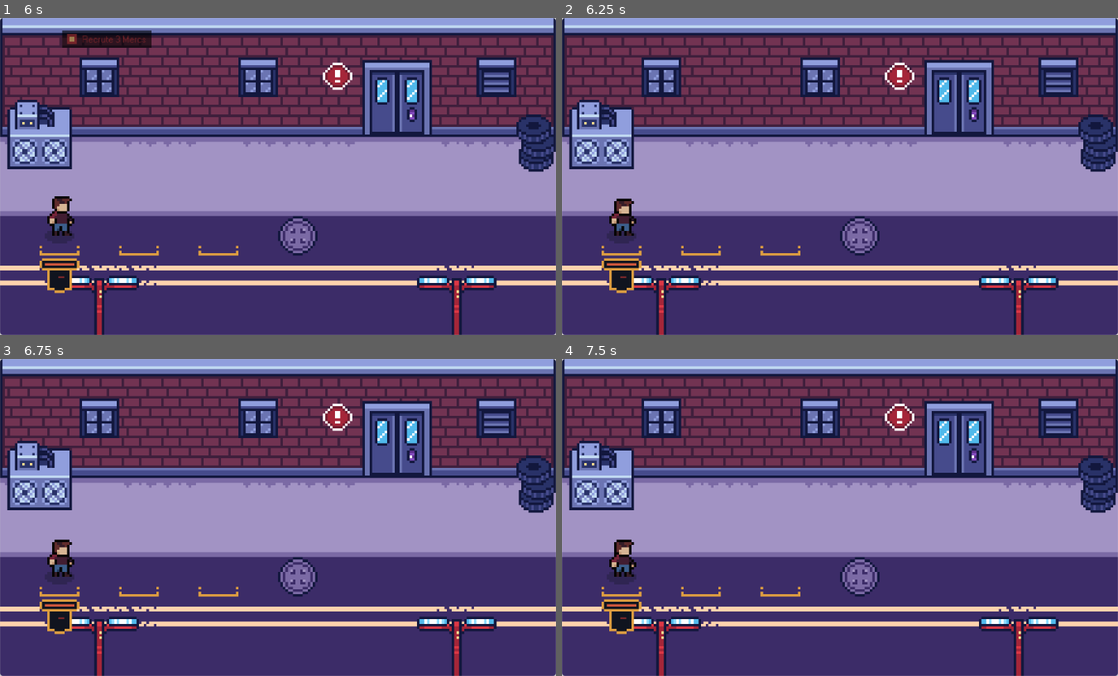
Above: before the commit, frames 1-4 (two rows, left to right).
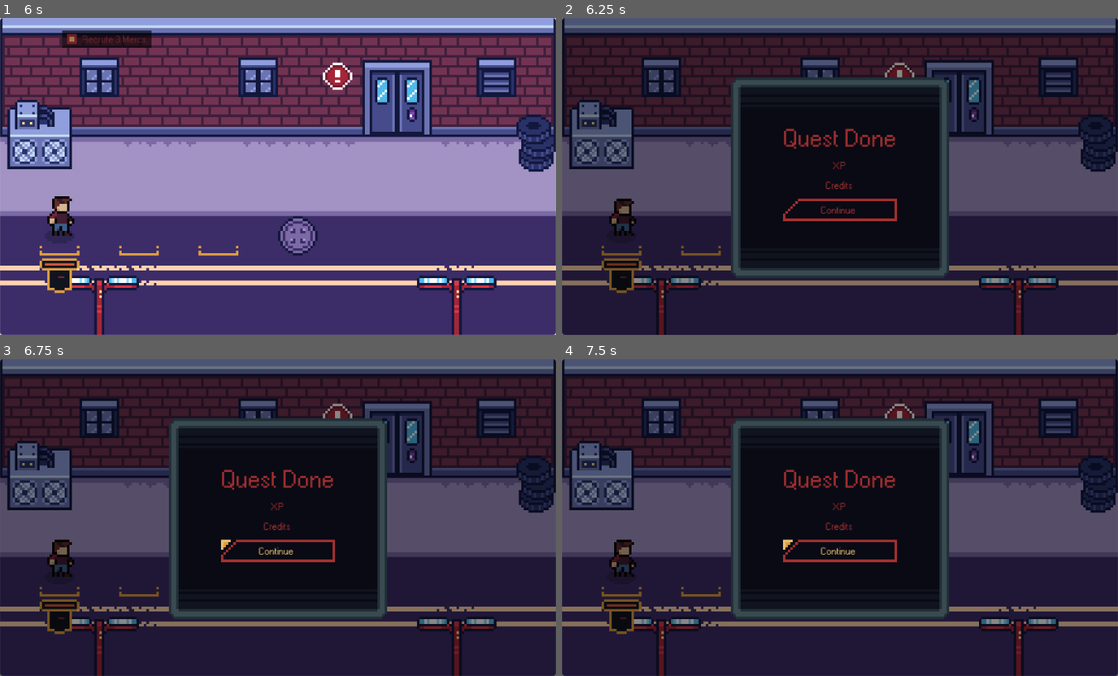
Above: after the commit, the same moments.

Repository: Paraldos/AdventureGame
Game: Godot game, scene res://title_screen/title_screen.tscn
Two runs of this game, one before a commit and one after it. Both use one fixed random seed, a clock stepped at 60 frames per second and the inputs below.
Inputs (mouse positions are in pixels of both pictures, inside the frame that each line leads up to):
- Up to frame 1 (6 s): click "Start" at 0.5 s; move the mouse to (400, 160) at 1.27 s; click (278, 176) at 2 s; tap Enter at 2.75 s; move the mouse to (166, 192) at 2.77 s; tap Space at 3.5 s; move the mouse to (333, 106) at 3.52 s; click (61, 211) at 4.27 s; click (455, 312) at 5 s; click (61, 211) at 5.77 s
- Up to frame 2 (6.25 s): no input
- Up to frame 3 (6.75 s): click (278, 549) at 6.5 s, where only the run after the commit has a clickable "Continue"
- Up to frame 4 (7.5 s): click (840, 549) at 7.25 s, where only the run after the commit has a clickable "Continue"

Frame 1 is identical in both runs. In frame 2, 99% of the frame differs, in the area x 0-100%, y 0-100%; in frame 3, 99%; in frame 4, 99%.

Commit message:
refactoring

Diff:
--- a/assets/theme/headline_theme.tres
+++ b/assets/theme/headline_theme.tres
@@ -1,11 +1,7 @@
-[gd_resource type="Theme" load_steps=3 format=3 uid="uid://cux11omgvy4r5"]
+[gd_resource type="Theme" load_steps=2 format=3 uid="uid://cux11omgvy4r5"]
 
 [ext_resource type="FontFile" uid="uid://nn4nvg0af02x" path="res://assets/fonts/W95FA.otf" id="1_kski5"]
-
-[sub_resource type="StyleBoxFlat" id="StyleBoxFlat_kski5"]
-bg_color = Color(0, 0, 0, 0.47058824)
 
 [resource]
 default_font = ExtResource("1_kski5")
 default_font_size = 10
-Label/styles/normal = SubResource("StyleBoxFlat_kski5")
--- a/dialog_manager/bubble/option_btn.gd
+++ b/dialog_manager/bubble/option_btn.gd
@@ -1,4 +1,4 @@
-extends Button
+extends Btn
 
 var option : DialogOption
 var parent_bubble : DialogBubble
--- a/quest_manager/quest.gd
+++ b/quest_manager/quest.gd
@@ -15,6 +15,7 @@
 @export var follow_up_dialog : String
 @export var start_battle : String
 
+var bp_quest_done_notification = preload("res://quest_manager/quest_done_notification.tscn")
 var quest_state = QuestStates.FAILED :
 	set(new_state):
 		if new_state == quest_state: return
@@ -43,6 +44,9 @@
 	animation_player.play_backwards('fade_in')
 	await animation_player.animation_finished
 	quest_state = QuestStates.FINISHED
+	#
+	var quest_done_notification = bp_quest_done_notification.instantiate()
+	get_tree().current_scene.add_child(quest_done_notification)
 	print('finished')
 
 func quit_quest():
--- a/quest_manager/quest_done.gd
+++ /dev/null
@@ -1,7 +0,0 @@
-extends CanvasLayer
-
-func _on_background_btn_pressed() -> void:
-	pass # Replace with function body.
-
-func _on_continue_btn_pressed() -> void:
-	pass # Replace with function body.
--- /dev/null
+++ b/quest_manager/quest_done_notification.gd
@@ -0,0 +1,7 @@
+extends CanvasLayer
+
+func _on_background_btn_pressed() -> void:
+	print('background')
+
+func _on_btn_pressed() -> void:
+	print('btn')
--- a/quest_manager/quest_done.tscn
+++ b/quest_manager/quest_done_notification.tscn
@@ -1,11 +1,20 @@
-[gd_scene load_steps=4 format=3 uid="uid://b7gentj7s4jeq"]
+[gd_scene load_steps=5 format=3 uid="uid://b7gentj7s4jeq"]
 
-[ext_resource type="Script" uid="uid://0pylub4pun06" path="res://quest_manager/quest_done.gd" id="1_5r5i8"]
-[ext_resource type="Theme" uid="uid://dxbr2pe0xoeby" path="res://assets/theme/main_theme.tres" id="1_p34l8"]
-[ext_resource type="Theme" uid="uid://cux11omgvy4r5" path="res://assets/theme/headline_theme.tres" id="2_0s7q8"]
+[ext_resource type="Script" uid="uid://0pylub4pun06" path="res://quest_manager/quest_done_notification.gd" id="1_sbav7"]
+[ext_resource type="Theme" uid="uid://dxbr2pe0xoeby" path="res://assets/theme/main_theme.tres" id="2_gxv17"]
+[ext_resource type="Theme" uid="uid://cux11omgvy4r5" path="res://assets/theme/headline_theme.tres" id="3_u441v"]
+[ext_resource type="PackedScene" uid="uid://c00maqf8xr6dy" path="res://singeltons/btn.tscn" id="4_gxv17"]
 
-[node name="QuestDone" type="CanvasLayer"]
-script = ExtResource("1_5r5i8")
+[node name="QuestDoneNotification" type="CanvasLayer"]
+script = ExtResource("1_sbav7")
+
+[node name="ColorRect" type="ColorRect" parent="."]
+anchors_preset = 15
+anchor_right = 1.0
+anchor_bottom = 1.0
+grow_horizontal = 2
+grow_vertical = 2
+color = Color(0, 0, 0, 0.47058824)
 
 [node name="BackgroundBtn" type="Button" parent="."]
 anchors_preset = 15
@@ -13,6 +22,7 @@
 anchor_bottom = 1.0
 grow_horizontal = 2
 grow_vertical = 2
+flat = true
 
 [node name="Control" type="Control" parent="."]
 layout_mode = 3
@@ -52,10 +62,11 @@
 
 [node name="VBoxContainer" type="VBoxContainer" parent="Control/PanelContainer/MarginContainer"]
 layout_mode = 2
+theme_override_constants/separation = 3
 
 [node name="Label" type="Label" parent="Control/PanelContainer/MarginContainer/VBoxContainer"]
 layout_mode = 2
-theme = ExtResource("2_0s7q8")
+theme = ExtResource("3_u441v")
 text = "Quest Done"
 horizontal_alignment = 1
 
@@ -69,9 +80,9 @@
 text = "Credits"
 horizontal_alignment = 1
 
-[node name="ContinueBtn" type="Button" parent="Control/PanelContainer/MarginContainer/VBoxContainer"]
+[node name="Btn" parent="Control/PanelContainer/MarginContainer/VBoxContainer" instance=ExtResource("4_gxv17")]
 layout_mode = 2
 text = "Continue"
 
 [connection signal="pressed" from="BackgroundBtn" to="." method="_on_background_btn_pressed"]
-[connection signal="pressed" from="Control/PanelContainer/MarginContainer/VBoxContainer/ContinueBtn" to="." method="_on_continue_btn_pressed"]
+[connection signal="pressed" from="Control/PanelContainer/MarginContainer/VBoxContainer/Btn" to="." method="_on_btn_pressed"]
--- /dev/null
+++ b/singeltons/btn.gd
@@ -0,0 +1,5 @@
+extends Button
+class_name Btn
+
+func _ready() -> void:
+	focus_mode = Control.FOCUS_NONE
--- /dev/null
+++ b/singeltons/btn.tscn
@@ -0,0 +1,10 @@
+[gd_scene load_steps=3 format=3 uid="uid://c00maqf8xr6dy"]
+
+[ext_resource type="Theme" uid="uid://dxbr2pe0xoeby" path="res://assets/theme/main_theme.tres" id="1_mly01"]
+[ext_resource type="Script" uid="uid://d26f5401n7ub3" path="res://singeltons/btn.gd" id="1_r3rr6"]
+
+[node name="Btn" type="Button"]
+offset_right = 8.0
+offset_bottom = 8.0
+theme = ExtResource("1_mly01")
+script = ExtResource("1_r3rr6")
--- a/singeltons/game_data.gd
+++ b/singeltons/game_data.gd
@@ -3,6 +3,7 @@
 var game_state
 var actors : Array
 var selected_actor = 0
+var credits = 0
 var dialog_queue = []
 var open_quests = []
 var closed_quests = []
--- a/singeltons/game_manager.gd
+++ b/singeltons/game_manager.gd
@@ -3,6 +3,16 @@
 enum States { NONE, RECRUTING, BATTLE }
 var last_state
 
+# =========================================== new game
+func new_game():
+	DialogManager.add_dialog_to_game_data("Tutorial/Start")
+	# actors
+	GameData.actors = []
+	GameData.actors.resize(7)
+	GameData.actors.fill(null)
+	GameData.credits = 0
+
+# =========================================== state
 var state = States.NONE :
 	set(new_state):
 		if new_state == state: return
--- a/title_screen/title_screen.gd
+++ b/title_screen/title_screen.gd
@@ -2,11 +2,4 @@
 
 func _on_start_btn_pressed() -> void:
 	SceneManager.got_to_scene("locations/test_area")
-	_new_game()
-
-func _new_game():
-	DialogManager.add_dialog_to_game_data("Tutorial/Start")
-	# actors
-	GameData.actors = []
-	GameData.actors.resize(7)
-	GameData.actors.fill(null)
+	GameManager.new_game()
Renamed: quest_manager/quest_done.gd.uid -> quest_manager/quest_done_notification.gd.uid
Not shown: 1 places in quest_manager/quest_done_notification.tscn that only renumber resources
Not shown, added: singeltons/btn.gd.uid
